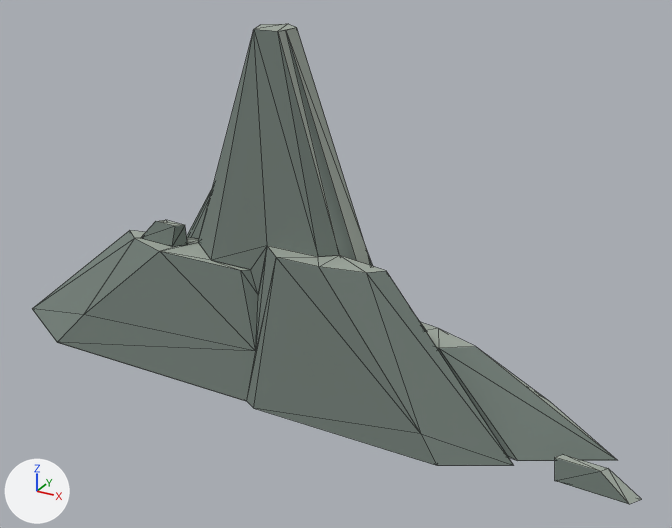
A saved change to the glTF model apps/client/src/props/art-study/source-small-equipment/stone-tool-pointed-flake.glb.
One viewpoint serves both versions: a 50 mm lens placed at (0.221, -0.351, 0.248), pointed at (0.026, 0.004, 0.071). Every picture has the same lights, and +X, +Y and +Z are marked at lower left. The picture after the commit comes second. Mesh edges are drawn as thin lines. Vertices at exactly the same position are counted once.

Script lines for the objects in view, before the commit:
```python
me_rock_b_001 = bpy.data.meshes.new('rock-b.001')
me_rock_b_001.from_pydata(...)  # 118 vertices, 156 faces; spans x -0.179..0.179, y -0.028..0.028, z 0.0..0.18
# faces by material slot: [96, 60]
me_rock_b_001.materials.append(mat_flaked_grey_stone)  # grey #75817a
me_rock_b_001.materials.append(mat_fresh_stone_edge)  # grey #a1aaa0
ob_stone_tool_pointed_flake_runtime_mesh = bpy.data.objects.new('stone-tool-pointed-flake runtime mesh', me_rock_b_001)
ob_stone_tool_pointed_flake_runtime_mesh.location = (0.0, 0.0, 0.0)
```
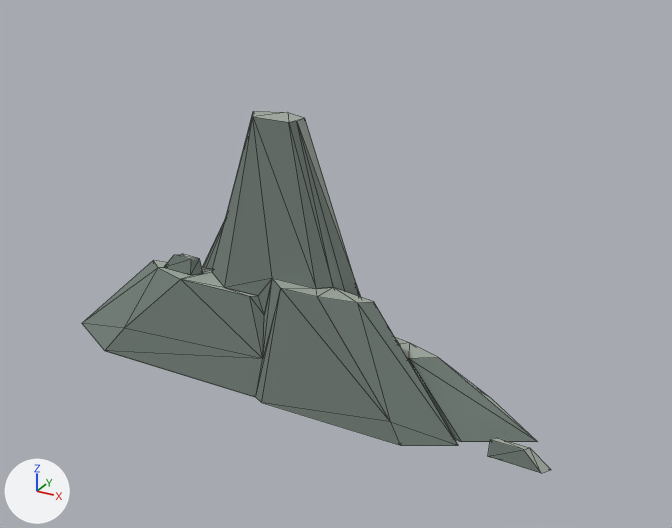
The change, as a list of edits to the scene's bpy script:
```text
Change me_rock_b_001:
    used by ob_stone_tool_pointed_flake_runtime_mesh; location = (0.0, 0.0, 0.0)
    remove me_rock_b_001.from_pydata(...)  # 118 vertices, 156 faces; spans x -0.179..0.179, y -0.028..0.028, z 0.0..0.18
    add me_rock_b_001.from_pydata(...)  # 118 vertices, 156 faces; spans x -0.14..0.14, y -0.022..0.022, z 0.0..0.14
    me_rock_b_001 part 1: the loose piece of 8 vertices spanning x 0.142..0.179, y -0.014..-0.008, z 0.0..0.011 is scaled about its middle by (0.768, 0.78, 0.78), then moved by (-0.035, 0.002, -0.001)
    me_rock_b_001 part 2: the loose piece of 8 vertices spanning x -0.083..-0.056, y -0.009..-0.002, z 0.067..0.078 is scaled about its middle by (0.843, 0.78, 0.78), then moved by (0.009, 0.001, -0.016)
    me_rock_b_001 part 3: the loose piece of 94 vertices spanning x -0.179..0.164, y -0.028..0.028, z 0.0..0.18 is rebuilt with 94 vertices and now spans x -0.14..0.128, y -0.022..0.022, z 0.0..0.14
    other edits to the shape of me_rock_b_001 do not show in these pictures
```

Pixel boxes (x1, y1, x2, y2) of what changed, in the pictures (672 x 528 px; the box of a moved part takes in the faces that stretch with it):
'stone-tool-pointed-flake runtime mesh', reshaped (23% narrower, 25% shorter): before (32, 24, 641, 504); after (82, 111, 551, 473)
part 1 of me_rock_b_001, moved or reshaped: before (555, 455, 641, 504); after (488, 438, 551, 473)
part 2 of me_rock_b_001, moved or reshaped: before (141, 220, 188, 247); after (163, 254, 203, 275)
part 3 of me_rock_b_001, rebuilt (22% narrower, 24% shorter): before (32, 24, 617, 466); after (82, 111, 537, 445)
